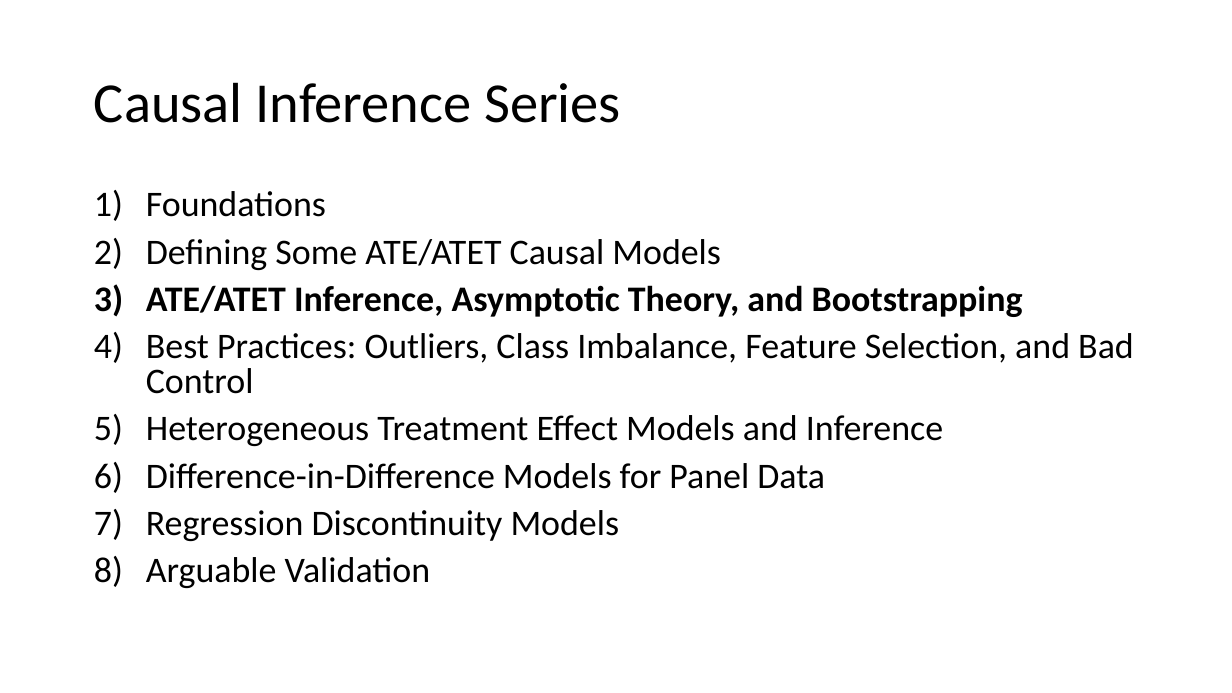
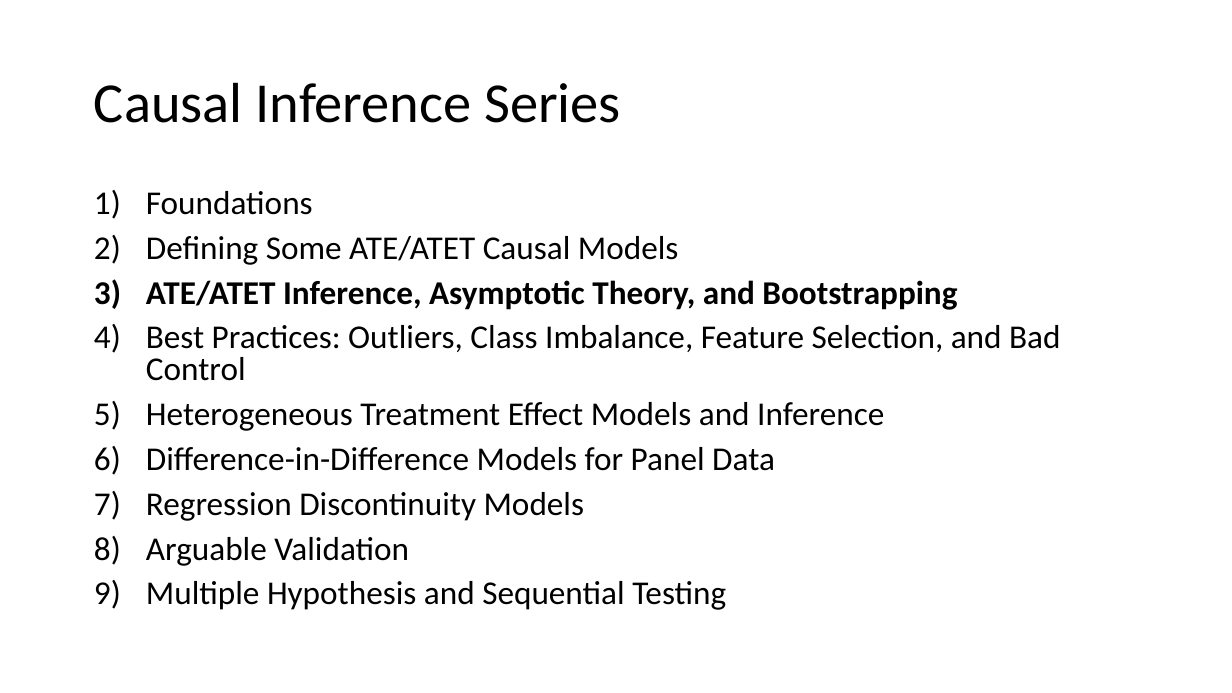
Before and after one commit to shoepaladin/causalinference_crashcourse, a slide deck: slide 2 of Powerpoints/3 Inference.pptx. Drawn at 1232x693 pixels with LibreOffice and Linux fonts; fonts in the diff are those of the drawing. Boxes give left, top, right and bottom in pixels: in the first picture for what was removed or moved away, otherwise in the second. Text is boxed around its words. In the diff, an @@ line names an element or a change of style, - is before the commit and + after.

```diff
--- a/Powerpoints/3 Inference.pptx
+++ b/Powerpoints/3 Inference.pptx
@@ text at [146,191,1060,566]: size 28 to 25.9 pt in "Foundations", "Defining Some ATE/ATET Causal Models", "ATE/ATET Inference, Asymptotic Theory, and Bootstrapping", "Best Practices: Outliers, Class Imbalance, Feature Selection ..." and 4 more places @@
@@ text at [146,581,726,610]: paragraph added @@
+9) Multiple Hypothesis and Sequential Testing
```
Also in this commit, not shown: 2 other slides changed, 8 slides added, 1 slide removed, 2 other files.
